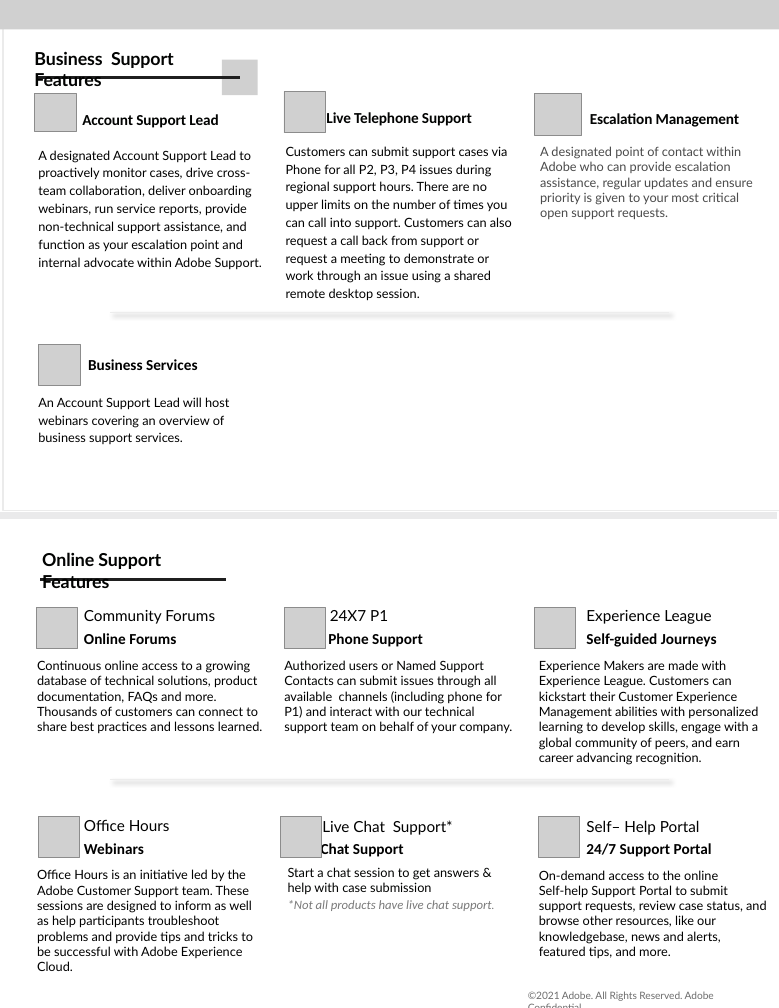
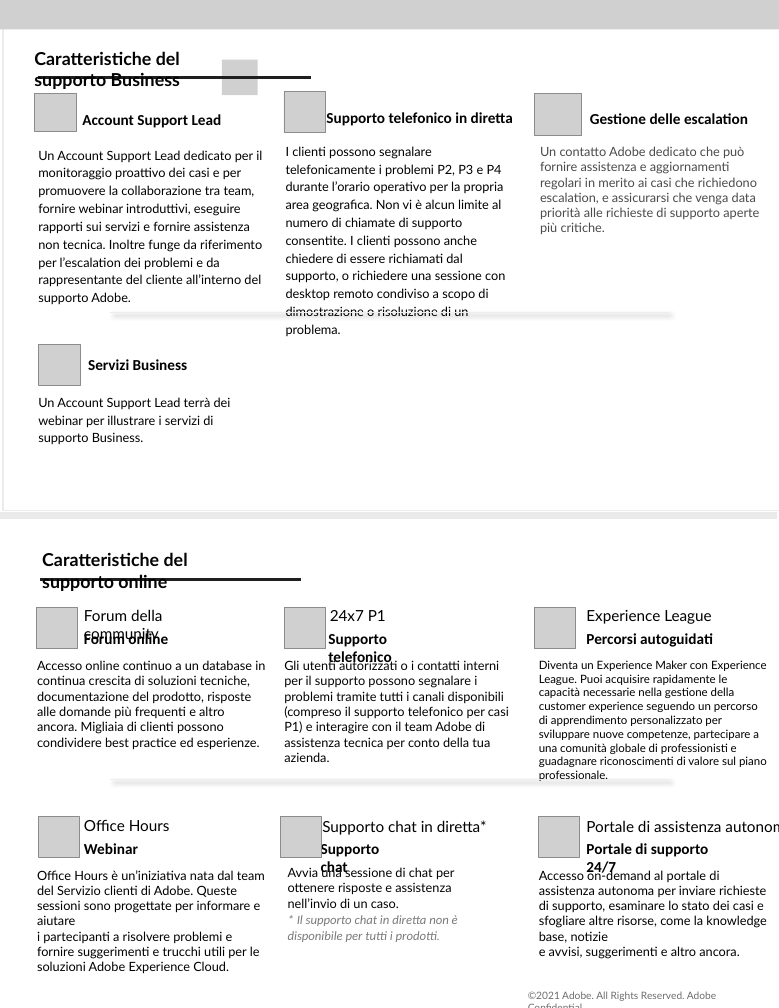
Before and after one commit to AdobeDocs/support-resources.it-IT, a slide deck: slide 2 of help/data-sheets/assets/BusinessSupportDatasheet.pptx. Drawn at 779x1008 pixels with LibreOffice and Linux fonts; fonts in the diff are those of the drawing; grey boxes stand for pictures; background and template pictures are left out. Boxes give left, top, right and bottom in pixels: in the first picture for what was removed or moved away, otherwise in the second. Text is boxed around its words. In the diff, an @@ line names an element or a change of style, - is before the commit and + after.

```diff
--- a/help/data-sheets/assets/BusinessSupportDatasheet.pptx
+++ b/help/data-sheets/assets/BusinessSupportDatasheet.pptx
@@ text at [34,51,180,89]: text changed @@
-Business Support Features
+Caratteristiche del supporto Business
@@ freeform shape: place and size @@
-freeform shape at [38,78,240,78]
+freeform shape at [38,78,311,82]
@@ text "Account Support Lead" at [82,114,222,128]: letter spacing -0.1 to 0 pt @@
@@ text at [326,112,513,126]: text changed @@
-Live Telephone Support
+Supporto telefonico in diretta
@@ text at [590,113,748,124]: text changed @@
-Escalation Management
+Gestione delle escalation
@@ text at [286,146,505,336]: text changed @@
-Customers can submit support cases via Phone for all P2, P3, P4 issues during regional support hours. There are no upper limits on the number of times you can call into support. Customers can also request a call back from support or request a meeting to demonstrate or work through an issue using a shared remote desktop session.
+I clienti possono segnalare telefonicamente i problemi P2, P3 e P4 durante l’orario operativo per la propria area geografica. Non vi è alcun limite al numero di chiamate di supporto consentite. I clienti possono anche chiedere di essere richiamati dal supporto, o richiedere una sessione con desktop remoto condiviso a scopo di dimostrazione o risoluzione di un problema.
@@ text at [540,146,759,232]: text changed @@
-A designated point of contact within Adobe who can provide escalation assistance, regular updates and ensure priority is given to your most critical open support requests.
+Un contatto Adobe dedicato che può fornire assistenza e aggiornamenti regolari in merito ai casi che richiedono escalation, e assicurarsi che venga data priorità alle richieste di supporto aperte più critiche.
@@ text at [38,150,262,304]: text changed @@
-A designated Account Support Lead to proactively monitor cases, drive cross-team collaboration, deliver onboarding webinars, run service reports, provide non-technical support assistance, and function as your escalation point and internal advocate within Adobe Support.
+Un Account Support Lead dedicato per il monitoraggio proattivo dei casi e per promuovere la collaborazione tra team, fornire webinar introduttivi, eseguire rapporti sui servizi e fornire assistenza non tecnica. Inoltre funge da riferimento per l’escalation dei problemi e da rappresentante del cliente all’interno del supporto Adobe.
@@ text at [88,359,188,370]: text changed @@
-Business Services
+Servizi Business
@@ text at [38,397,231,444]: text changed @@
-An Account Support Lead will host webinars covering an overview of business support services.
+Un Account Support Lead terrà dei webinar per illustrare i servizi di supporto Business.
@@ text at [42,552,188,591]: text changed @@
-Online Support Features
+Caratteristiche del supporto online
@@ freeform shape: place and size @@
-freeform shape at [40,580,225,585]
+freeform shape at [40,580,301,586]
@@ text at [84,609,162,642]: text changed @@
-Community Forums
+Forum della community
@@ text at [330,610,386,621]: text changed @@
-24X7 P1
+24x7 P1
@@ text at [84,631,168,644]: text changed @@
-Online Forums
+Forum online
@@ text at [284,659,509,762]: text changed; text colour #000000 to #020302 @@
-Authorized users or Named Support Contacts can submit issues through all available channels (including phone for P1) and interact with our technical support team on behalf of your company.
+Gli utenti autorizzati o i contatti interni per il supporto possono segnalare i problemi tramite tutti i canali disponibili (compreso il supporto telefonico per casi P1) e interagire con il team Adobe di assistenza tecnica per conto della tua azienda.
@@ text at [328,634,391,667]: text changed @@
-Phone Support
+Supporto telefonico
@@ text at [586,633,713,647]: text changed @@
-Self-guided Journeys
+Percorsi autoguidati
@@ text at [37,660,265,750]: text changed @@
-Continuous online access to a growing database of technical solutions, product documentation, FAQs and more. Thousands of customers can connect to share best practices and lessons learned.
+Accesso online continuo a un database in continua crescita di soluzioni tecniche, documentazione del prodotto, risposte alle domande più frequenti e altro ancora. Migliaia di clienti possono condividere best practice ed esperienze.
@@ text at [539,660,767,767]: text changed; size 10 to 9 pt @@
-Experience Makers are made with Experience League. Customers can kickstart their Customer Experience Management abilities with personalized learning to develop skills, engage with a global community of peers, and earn career advancing recognition.
+Diventa un Experience Maker con Experience League. Puoi acquisire rapidamente le capacità necessarie nella gestione della customer experience seguendo un percorso di apprendimento personalizzato per sviluppare nuove competenze, partecipare a una comunità globale di professionisti e guadagnare riconoscimenti di valore sul piano professionale.
@@ text at [322,820,417,835]: text changed @@
-Chat Support
+Supporto chat
@@ text at [84,843,138,854]: text changed @@
-Webinars
+Webinar
@@ text at [288,866,458,942]: text changed @@
-Start a chat session to get answers & help with case submission
-*Not all products have live chat support.
+Avvia una sessione di chat per ottenere risposte e assistenza nell’invio di un caso.
+* Il supporto chat in diretta non è disponibile per tutti i prodotti.
@@ text at [539,868,767,959]: text changed @@
-On-demand access to the online
-Self-help Support Portal to submit support requests, review case status, and browse other resources, like our knowledgebase, news and alerts, featured tips, and more.
+Accesso on-demand al portale di assistenza autonoma per inviare richieste di supporto, esaminare lo stato dei casi e sfogliare altre risorse, come la knowledge base, notizie
+e avvisi, suggerimenti e altro ancora.
@@ text at [586,843,709,877]: text changed @@
-24/7 Support Portal
+Portale di supporto 24/7
@@ text at [37,870,265,971]: text changed @@
-Office Hours is an initiative led by the Adobe Customer Support team. These sessions are designed to inform as well as help participants troubleshoot problems and provide tips and tricks to be successful with Adobe Experience Cloud.
+Office Hours è un’iniziativa nata dal team del Servizio clienti di Adobe. Queste sessioni sono progettate per informare e aiutare
+i partecipanti a risolvere problemi e fornire suggerimenti e trucchi utili per le soluzioni Adobe Experience Cloud.
@@ text at [539,870,719,895]: text changed @@
-Self– Help Portal
+Portale di assistenza autonoma
@@ text at [306,915,426,926]: text changed @@
-Live Chat Support*
+Supporto chat in diretta*
@@ text "©2021 Adobe. All Rights Reserved. ..." at [528,991,716,1001]: letter spacing -0.1 to 0 pt @@
```
Also in this commit, not shown: 2 other slides changed, 7 other files.
